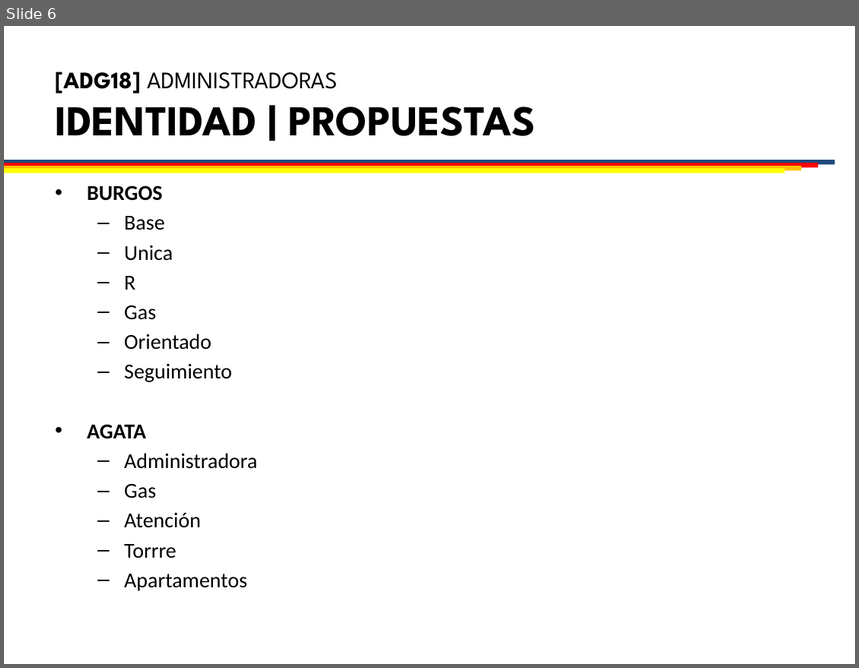
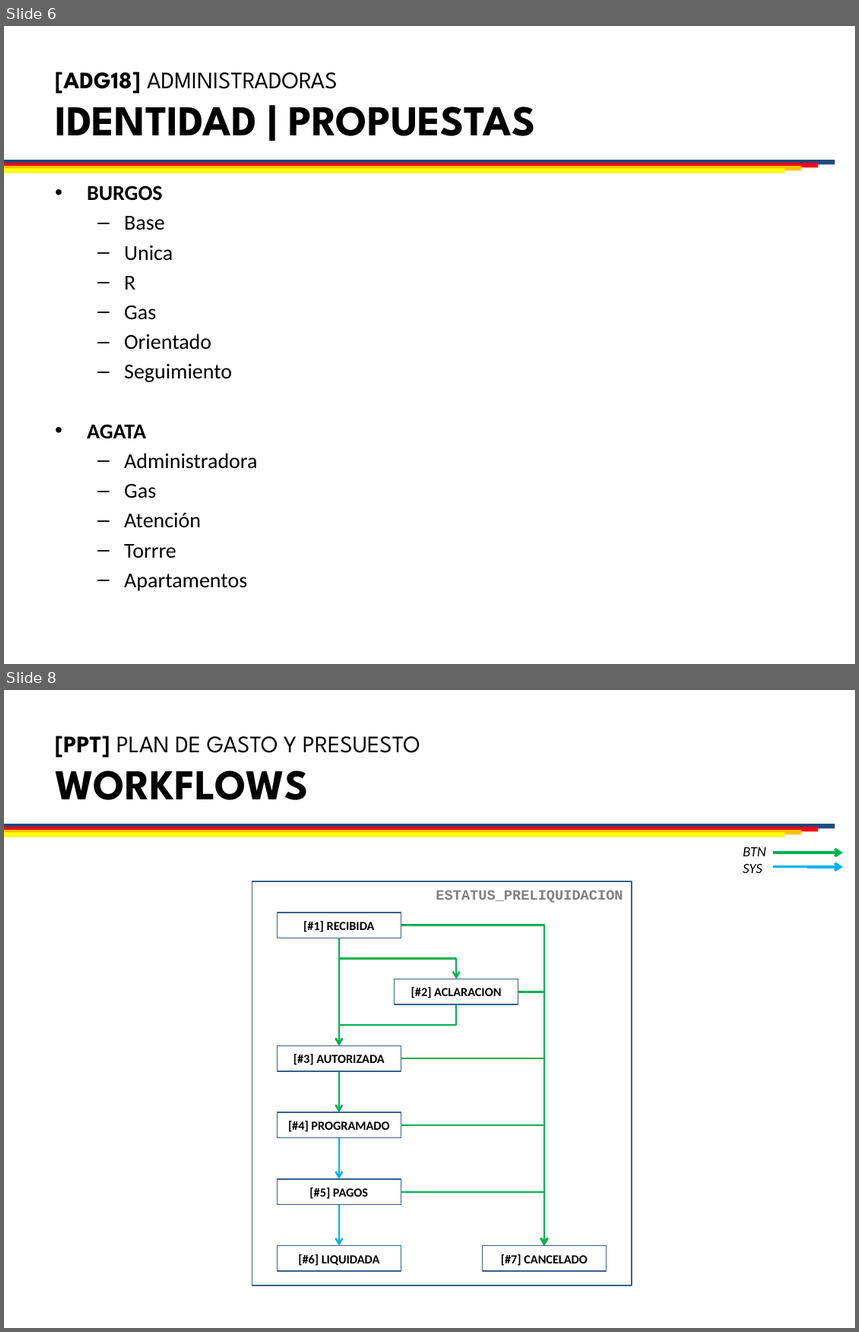
Before and after one commit to chubuntuarc/LIQ_Front, a slide deck: LIQ19_Workbook_v001_20190111.pptx. Shown one above the other, each under a label of ours: slide 6 before the commit, slides 6 and 8 after it; the slides between them are not shown. The pictures are 859x668 and 859x1332 pixels, drawn with LibreOffice and Linux fonts; fonts in the diff are those of the drawing; background and template pictures are left out. Boxes give left, top, right and bottom in pixels: in the first picture for what was removed or moved away, otherwise in the second. Text is boxed around its words. In the diff, an @@ line names an element or a change of style, - is before the commit and + after.

```diff
--- a/LIQ19_Workbook_v001_20190111.pptx
+++ b/LIQ19_Workbook_v001_20190111.pptx
@@ slide 8 added at (4,690,855,1328), background #FFFFFF; not listed: 6 template elements that a slide beside it also shows @@
@@ title added at (55,736,420,800), 20 pt, text #000000 @@
+[PPT] PLAN DE GASTO Y PRESUESTO
+WORKFLOWS
@@ text added at (743,847,766,873), 12 pt, text #000000, italic @@
+BTN
+SYS
@@ elbow arrow added from (772, 853) to (843, 853), #00B050 2.25 pt @@
@@ elbow arrow added from (772, 867) to (843, 867), #00B0F0 2.25 pt @@
@@ rectangle added at (253,882,633,1286), fill #FFFFFF, outline #3A5F8C 1 pt, 12 pt, text #808080, bold @@
+ESTATUS_PRELIQUIDACION
@@ rectangle added at (278,912,401,938), fill #FFFFFF, outline #3A5F8C 1 pt, 10.5 pt, text #000000, bold @@
+[#1] RECIBIDA
@@ arrow added from (339, 938) to (339, 1046), #00B050 1.5 pt @@
@@ elbow arrow added from (339, 938) to (456, 980), #00B050 1.5 pt @@
@@ elbow arrow added from (401, 925) to (544, 1246), #00B050 1.5 pt @@
@@ rectangle added at (395,980,519,1005), fill #FFFFFF, outline #3A5F8C 1 pt, 10.5 pt, text #000000, bold @@
+[#2] ACLARACION
@@ elbow arrow added from (456, 1005) to (339, 1046), #00B050 1.5 pt @@
@@ elbow arrow added from (518, 992) to (544, 1246), #00B050 1.5 pt @@
@@ rectangle added at (278,1046,401,1072), fill #FFFFFF, outline #3A5F8C 1 pt, 10.5 pt, text #000000, bold @@
+[#3] AUTORIZADA
@@ arrow added from (339, 1072) to (339, 1113), #00B050 1.5 pt @@
@@ elbow arrow added from (401, 1059) to (544, 1246), #00B050 1.5 pt @@
@@ rectangle added at (278,1113,401,1138), fill #FFFFFF, outline #3A5F8C 1 pt, 10.5 pt, text #000000, bold @@
+[#4] PROGRAMADO
@@ arrow added from (339, 1138) to (339, 1179), #00B0F0 1.5 pt @@
@@ elbow arrow added from (401, 1125) to (544, 1246), #00B050 1.5 pt @@
@@ rectangle added at (278,1179,401,1205), fill #FFFFFF, outline #3A5F8C 1 pt, 10.5 pt, text #000000, bold @@
+[#5] PAGOS
@@ arrow added from (339, 1205) to (339, 1246), #00B0F0 1.5 pt @@
@@ elbow arrow added from (401, 1192) to (544, 1246), #00B050 1.5 pt @@
@@ rectangle added at (278,1246,401,1271), fill #FFFFFF, outline #3A5F8C 1 pt, 10.5 pt, text #000000, bold @@
+[#6] LIQUIDADA
@@ rectangle added at (482,1246,607,1271), fill #FFFFFF, outline #3A5F8C 1 pt, 10.5 pt, text #000000, bold @@
+[#7] CANCELADO
```
Also in this commit, not shown: 1 slide changed, 1 other slide added, 1 other file.
